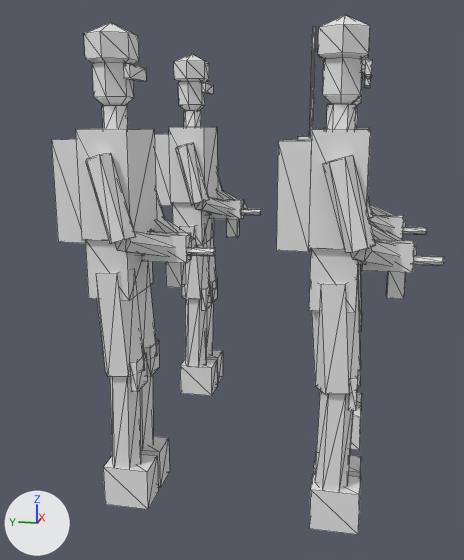
Renders of the glTF model assets/source/units/directorate/sources/infantry/rifle_squad_lod1.gltf from each side of a commit.
One viewpoint serves both versions: a camera (50 mm lens) standing at (-1.539, -0.263, 0.303) and looking at (-0.027, 0.039, -0.074). The lights are fixed; the arrows at lower left show +X, +Y and +Z. The first picture is the older version. Mesh edges are drawn as thin lines. Vertices at exactly the same position are counted once.

Names of what the first picture shows: 'rifle_squad_lod1'.
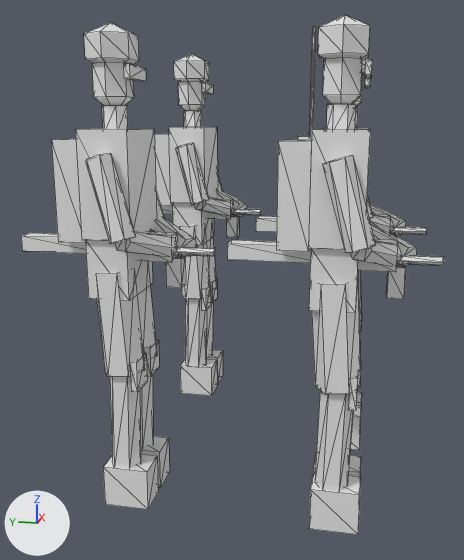
Pixel boxes [x1, y1, x2, y2] of what changed, in the pictures (464 x 560 px; the box of a moved part takes in the faces that stretch with it):
'rifle_squad_lod1', reshaped (8% wider)
    before: [51, 15, 444, 535]
    after: [21, 15, 444, 535]
part 1 of me_rifle_squad_lod1, moved or reshaped (mostly hidden afterwards)
    before: [379, 215, 404, 239]
    after: [379, 215, 391, 233]
part 2 of me_rifle_squad_lod1, moved or reshaped (not visible before)
    after: [256, 216, 277, 232]
part 3 of me_rifle_squad_lod1, moved or reshaped
    before: [362, 239, 415, 273]
    after: [358, 239, 398, 272]
part 4 of me_rifle_squad_lod1, moved or reshaped (mostly hidden before)
    before: [358, 260, 366, 265]
    after: [227, 240, 311, 263]
part 5 of me_rifle_squad_lod1, moved or reshaped
    before: [209, 199, 244, 220]
    after: [207, 199, 233, 220]
part 6 of me_rifle_squad_lod1, moved or reshaped (mostly hidden)
    before: [206, 212, 212, 215]
    after: [161, 205, 173, 214]
part 7 of me_rifle_squad_lod1, moved or reshaped
    before: [142, 232, 191, 263]
    after: [138, 232, 177, 262]
part 8 of me_rifle_squad_lod1, moved or reshaped (mostly hidden before)
    before: [137, 253, 145, 256]
    after: [21, 233, 86, 254]
part 9 of me_rifle_squad_lod1, moved or reshaped
    before: [403, 227, 427, 235]
    after: [391, 227, 427, 235]
part 10 of me_rifle_squad_lod1, moved or reshaped
    before: [414, 255, 444, 266]
    after: [398, 255, 444, 266]
part 11 of me_rifle_squad_lod1, moved or reshaped
    before: [242, 209, 261, 215]
    after: [232, 209, 261, 215]
part 12 of me_rifle_squad_lod1, moved or reshaped
    before: [187, 247, 214, 256]
    after: [174, 246, 214, 256]

The change, as a diff of the scene's bpy script:
```diff
--- a/assets/source/units/directorate/sources/infantry/rifle_squad_lod1.gltf.py
+++ b/assets/source/units/directorate/sources/infantry/rifle_squad_lod1.gltf.py
@@ me_rifle_squad_lod1 @@
 # used by ob_rifle_squad_lod1; location = (0.0, 0.0, 0.0)
 # before: 236 (0.041, -0.361, 0.05), 237 (0.045, -0.361, 0.042), 240 (0.054, -0.361, 0.042), 242 (0.059, -0.361, 0.05), 244 (0.054, -0.361, 0.058)
 # before: 246 (0.045, -0.361, 0.058)
 # before: 472 (-0.309, -0.361, 0.05), 473 (-0.305, -0.361, 0.042), 476 (-0.296, -0.361, 0.042), 478 (-0.291, -0.361, 0.05), 480 (-0.296, -0.361, 0.058)
 # before: 482 (-0.305, -0.361, 0.058)
 # before: 708 (0.291, 0.079, 0.05) at pixel (240, 212), 709 (0.296, 0.079, 0.042) at pixel (240, 214), 712 (0.305, 0.079, 0.042), 714 (0.309, 0.079, 0.05), 716 (0.305, 0.079, 0.058)
 # before: 718 (0.296, 0.079, 0.058) at pixel (240, 209)
 # before: 944 (-0.309, 0.079, 0.05), 945 (-0.305, 0.079, 0.042), 948 (-0.296, 0.079, 0.042), 950 (-0.291, 0.079, 0.05), 952 (-0.296, 0.079, 0.058)
 # before: 954 (-0.305, 0.079, 0.058)
-me_rifle_squad_lod1.from_pydata(...)  # 964 vertices, 1552 faces; spans x -0.428..0.428, y -0.42..0.328, z -0.5..0.51
+me_rifle_squad_lod1.from_pydata(...)  # 964 vertices, 1552 faces; spans x -0.428..0.428, y -0.42..0.43, z -0.5..0.51
+# me_rifle_squad_lod1 part 1: the loose piece of 8 vertices spanning x 0.035..0.073, y -0.365..-0.271, z 0.028..0.083 is scaled about its middle by (1, 1.44, 1), then moved by (0.0, 0.05, 0.0)
+# me_rifle_squad_lod1 part 2: the loose piece of 8 vertices spanning x 0.029..0.071, y -0.278..-0.224, z 0.04..0.072 is scaled about its middle by (1, 3.61, 1), then moved by (0.0, 0.144, 0.0)
+# me_rifle_squad_lod1 part 3: the loose piece of 8 vertices spanning x -0.315..-0.277, y -0.365..-0.271, z 0.028..0.083 is scaled about its middle by (1, 1.44, 1), then moved by (0.0, 0.05, 0.0)
+# me_rifle_squad_lod1 part 4: the loose piece of 8 vertices spanning x -0.321..-0.279, y -0.278..-0.224, z 0.04..0.072 is scaled about its middle by (1, 3.61, 1), then moved by (0.0, 0.144, 0.0)
+# me_rifle_squad_lod1 part 5: the loose piece of 8 vertices spanning x 0.285..0.323, y 0.075..0.169, z 0.028..0.083 is scaled about its middle by (1, 1.44, 1), then moved by (0.0, 0.05, 0.0)
+# me_rifle_squad_lod1 part 6: the loose piece of 8 vertices spanning x 0.279..0.321, y 0.162..0.216, z 0.04..0.072 is scaled about its middle by (1, 3.61, 1), then moved by (0.0, 0.144, 0.0)
+# me_rifle_squad_lod1 part 7: the loose piece of 8 vertices spanning x -0.315..-0.277, y 0.075..0.169, z 0.028..0.083 is scaled about its middle by (1, 1.44, 1), then moved by (0.0, 0.05, 0.0)
+# me_rifle_squad_lod1 part 8: the loose piece of 8 vertices spanning x -0.321..-0.279, y 0.162..0.216, z 0.04..0.072 is scaled about its middle by (1, 3.61, 1), then moved by (0.0, 0.144, 0.0)
+# me_rifle_squad_lod1 part 9
+for i in [236, 237, 240, 242, 244, 246]: me_rifle_squad_lod1.vertices[i].co += Vector((0.0, 0.026, 0.0))
+# me_rifle_squad_lod1 part 10
+for i in [472, 473, 476, 478, 480, 482]: me_rifle_squad_lod1.vertices[i].co += Vector((0.0, 0.026, 0.0))
+# me_rifle_squad_lod1 part 11
+for i in [708, 709, 712, 714, 716, 718]: me_rifle_squad_lod1.vertices[i].co += Vector((0.0, 0.026, 0.0))
+# me_rifle_squad_lod1 part 12
+for i in [944, 945, 948, 950, 952, 954]: me_rifle_squad_lod1.vertices[i].co += Vector((0.0, 0.026, 0.0))
```
